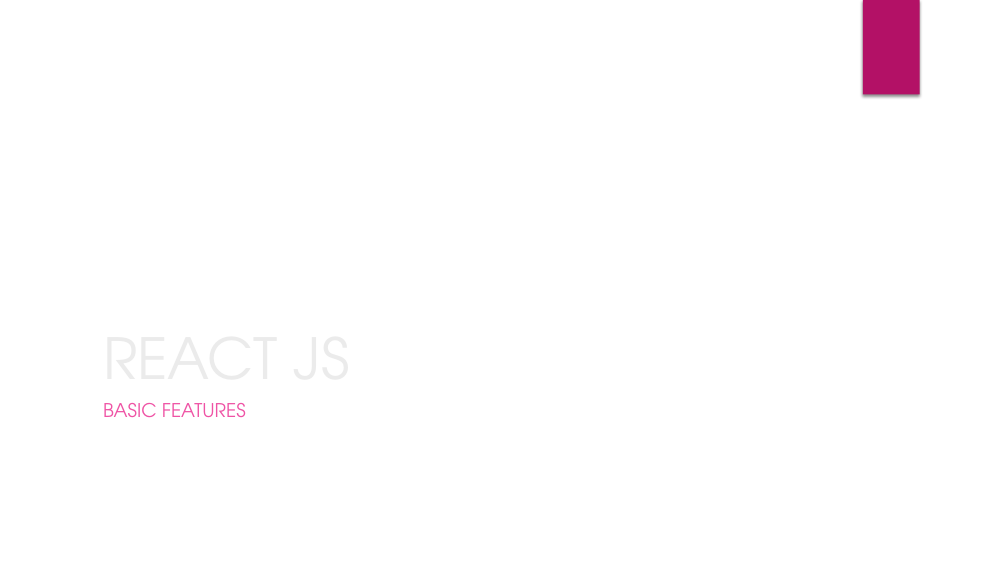
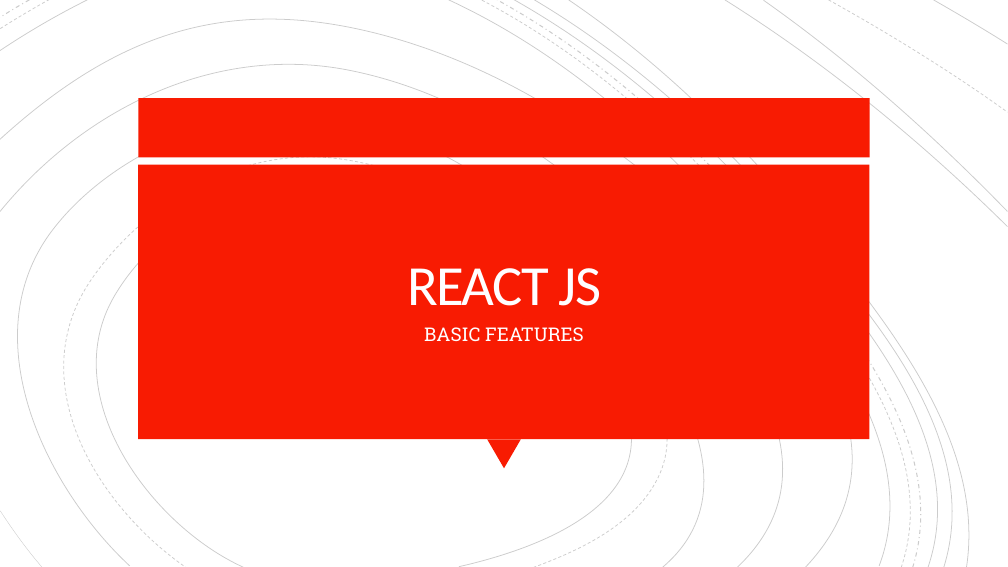
Before and after one commit to beagle2022/MyReactBasix, a slide deck: slide 1 of ReactBasics.pptx. Drawn at 1008x567 pixels with LibreOffice and Linux fonts; fonts in the diff are those of the drawing; background and template pictures are left out. Boxes give left, top, right and bottom in pixels: in the first picture for what was removed or moved away, otherwise in the second. Text is boxed around its words. In the diff, an @@ line names an element or a change of style, - is before the commit and + after.

```diff
--- a/ReactBasics.pptx
+++ b/ReactBasics.pptx
@@ rectangle removed at (x1=863, y1=0, x2=920, y2=95) @@
@@ group added at (x1=0, y1=0, x2=1008, y2=567): 19 freeform shapes @@
@@ rectangle added at (x1=138, y1=98, x2=870, y2=157), fill #F81B02 @@
@@ rectangle added at (x1=138, y1=165, x2=870, y2=439), fill #F81B02 @@
@@ title "REACT JS" moved from (x1=103, y1=403, x2=278, y2=405) to (x1=407, y1=268, x2=602, y2=306) @@
@@ title "REACT JS" at (x1=407, y1=268, x2=602, y2=306): font TeX Gyre Adventor to Calibri, text colour #EBEBEB to #FFFEFF, letter spacing 0 to -1.5 pt; alignment left to centre; line spacing 1 to 0.8 @@
@@ subtitle "BASIC FEATURES" moved from (x1=103, y1=403, x2=246, y2=417) to (x1=424, y1=327, x2=584, y2=341) @@
@@ subtitle "BASIC FEATURES" at (x1=424, y1=327, x2=584, y2=341): font TeX Gyre Adventor to Roboto Slab, text colour #EF53A5 to #FFFEFF; alignment left to centre @@
@@ triangle added at (x1=487, y1=439, x2=521, y2=468), fill #F81B02 @@
```
Also in this commit, not shown: 1 other slide changed, 1 slide added, 1 slide removed.
